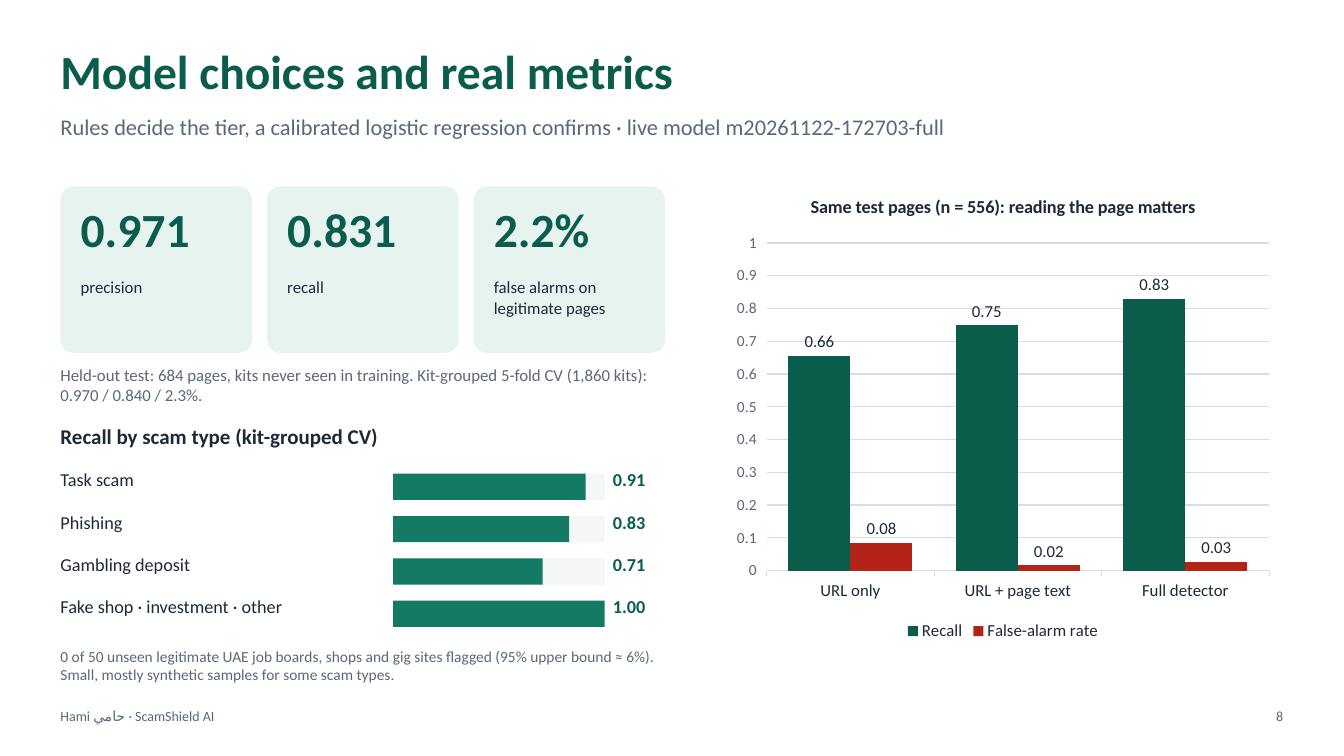
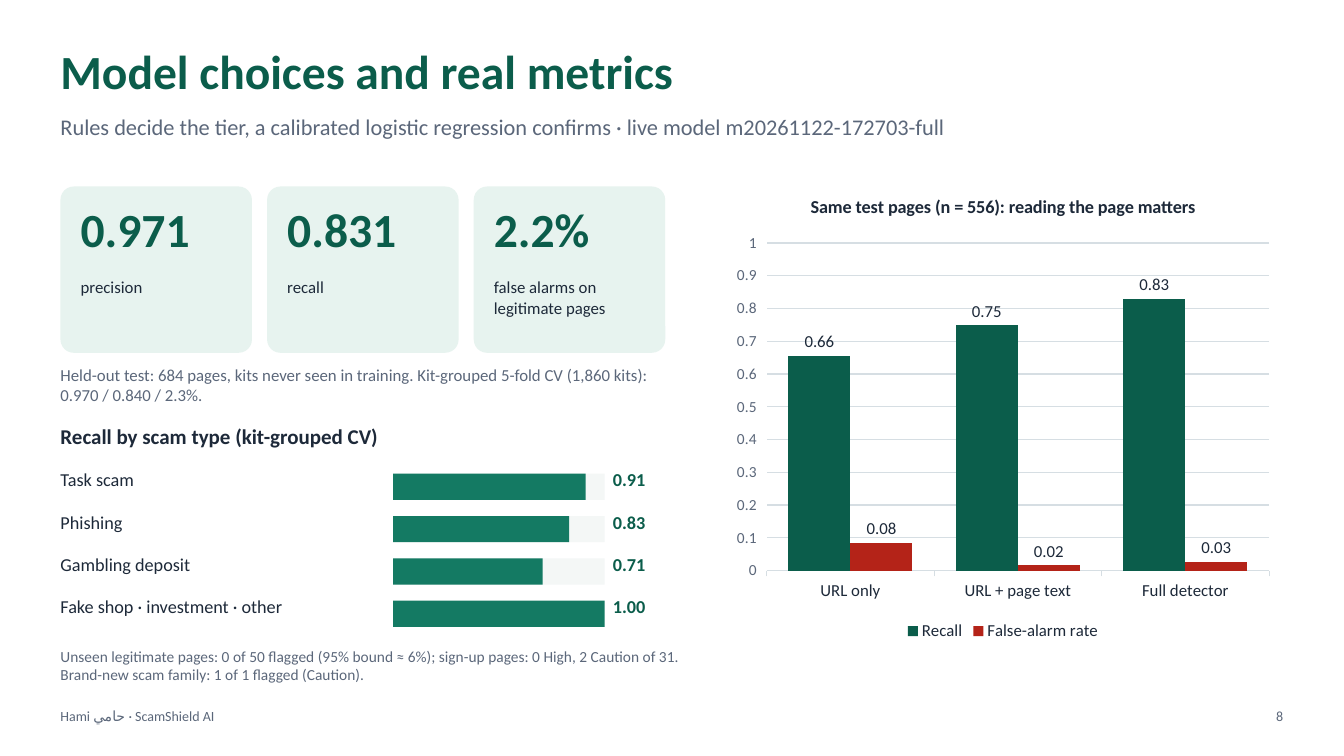
Before and after one commit to mboausibah/hami, a slide deck: slide 8 of docs/Hami.pptx. Drawn at 1344x756 pixels with LibreOffice and Linux fonts; fonts in the diff are those of the drawing. Boxes give left, top, right and bottom in pixels: in the first picture for what was removed or moved away, otherwise in the second. Text is boxed around its words. In the diff, an @@ line names an element or a change of style, - is before the commit and + after.

```diff
--- a/docs/Hami.pptx
+++ b/docs/Hami.pptx
@@ text at [60,651,679,683]: text changed @@
-0 of 50 unseen legitimate UAE job boards, shops and gig sites flagged (95% upper bound ≈ 6%). Small, mostly synthetic samples for some scam types.
+Unseen legitimate pages: 0 of 50 flagged (95% bound ≈ 6%); sign-up pages: 0 High, 2 Caution of 31. Brand-new scam family: 1 of 1 flagged (Caution).
```
Also in this commit, not shown: 2 other slides changed, 17 other files.
